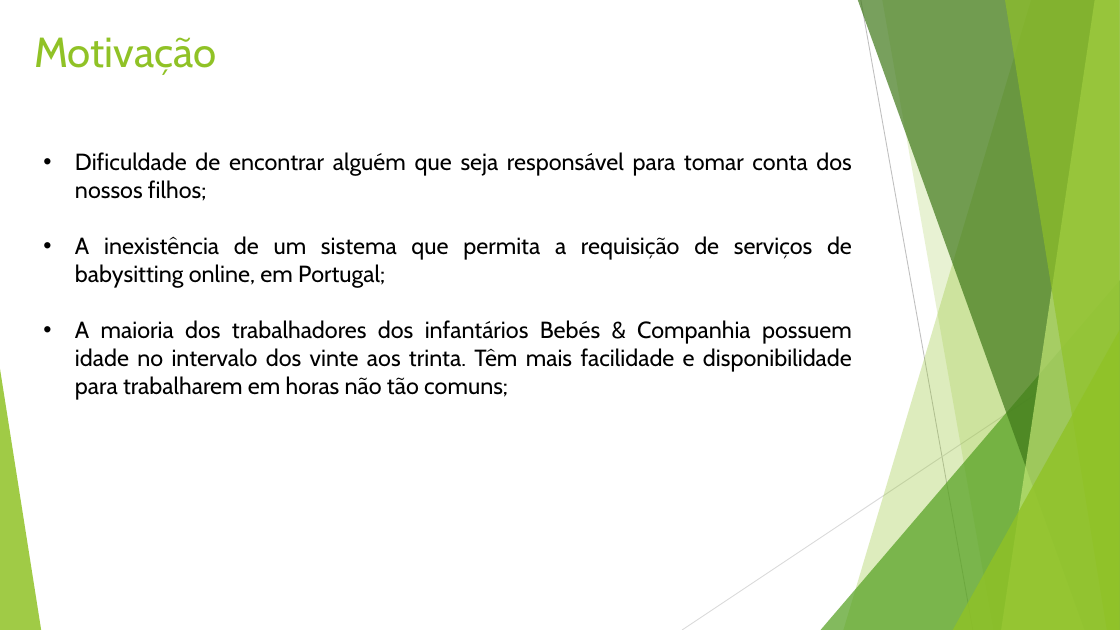
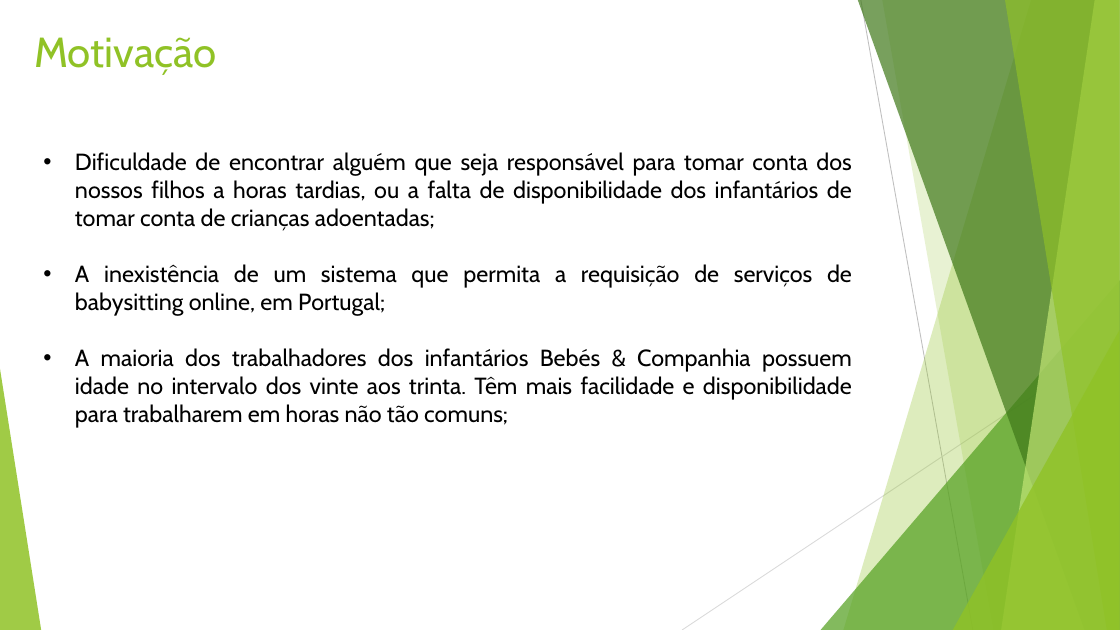
Before and after one commit to vitorjrc/babysitting-system, a slide deck: slide 3 of relatorio/LI4.pptx. Drawn at 1120x630 pixels with LibreOffice and Linux fonts; fonts in the diff are those of the drawing. Boxes give left, top, right and bottom in pixels: in the first picture for what was removed or moved away, otherwise in the second. Text is boxed around its words. In the diff, an @@ line names an element or a change of style, - is before the commit and + after.

```diff
--- a/relatorio/LI4.pptx
+++ b/relatorio/LI4.pptx
@@ text at bbox=[75, 152, 852, 231]: text changed @@
-• Dificuldade de encontrar alguém que seja responsável para tomar conta dos nossos filhos;
+• Dificuldade de encontrar alguém que seja responsável para tomar conta dos nossos filhos a horas tardias, ou a falta de disponibilidade dos infantários de tomar conta de crianças adoentadas;
```
Also in this commit, not shown: 7 other slides changed.
